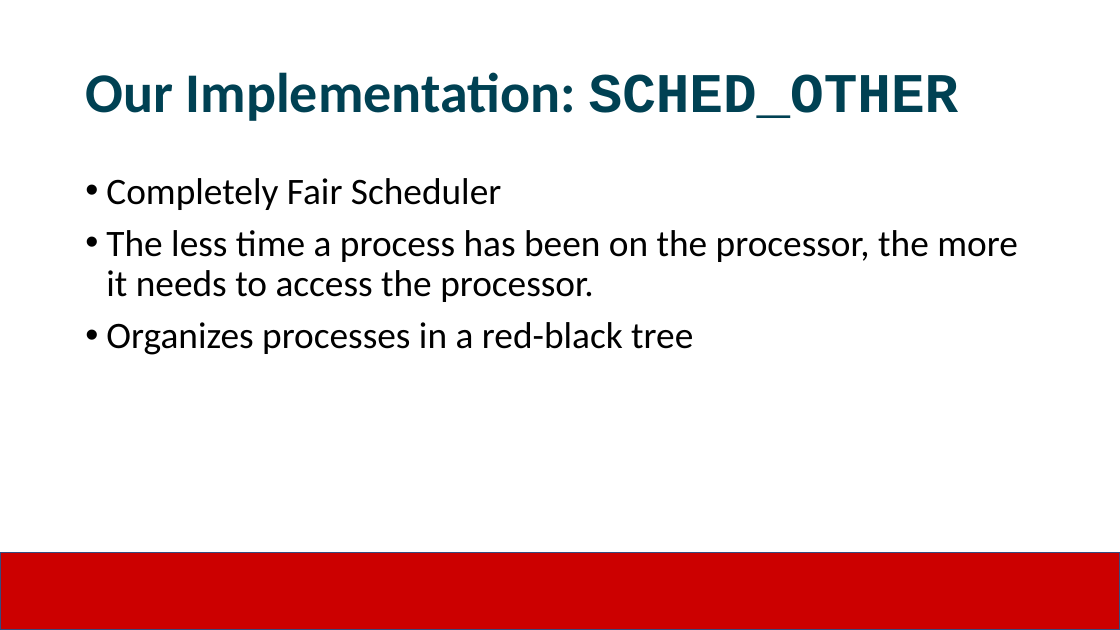
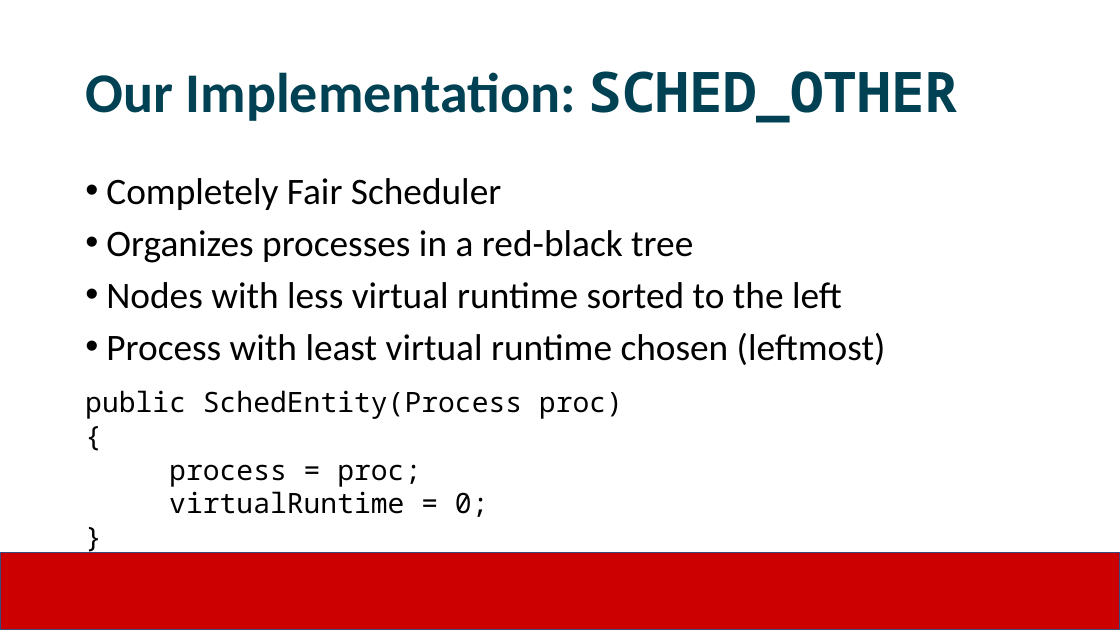
Before and after one commit to JimmyJHickey/Rambunctious-Homunculi, a slide deck: slide 6 of reports/RedHat_Presentation.pptx. Drawn at 1120x630 pixels with LibreOffice and Linux fonts; fonts in the diff are those of the drawing; background and template pictures are left out. Boxes give left, top, right and bottom in pixels: in the first picture for what was removed or moved away, otherwise in the second. Text is boxed around its words. In the diff, an @@ line names an element or a change of style, - is before the commit and + after.

```diff
--- a/reports/RedHat_Presentation.pptx
+++ b/reports/RedHat_Presentation.pptx
@@ title "Our Implementation: SCHED_OTHER" at [85, 71, 959, 123]: font Courier New to Noto Sans Mono in "SCHED_OTHER" @@
@@ text at [106, 230, 1018, 302]: paragraph removed @@
-• The less time a process has been on the processor, the more it needs to access the processor.
@@ text at [106, 282, 886, 365]: paragraphs added @@
+• Nodes with less virtual runtime sorted to the left
+• Process with least virtual runtime chosen (leftmost)
@@ text added at [85, 390, 623, 517], 24 pt, text #000000 @@
+public SchedEntity(Process proc)
+{
+process = proc;
+virtualRuntime = 0;
+}
```
Also in this commit, not shown: 2 other slides changed, 1 slide added, 1 slide removed, 2 other files.
